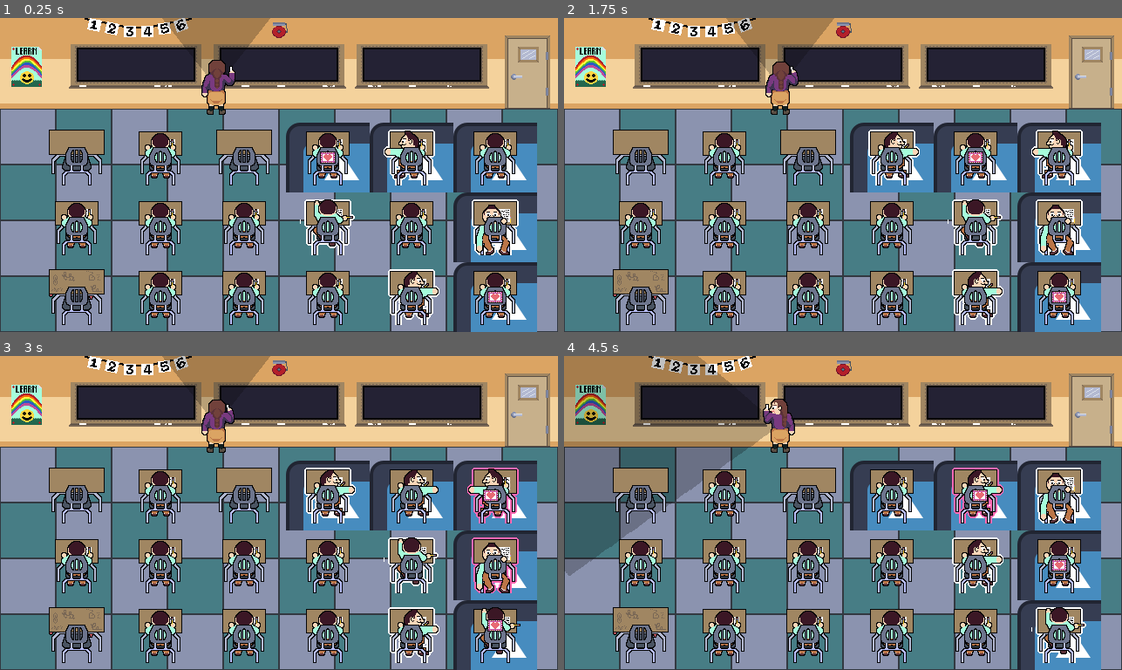
Above: before the commit, frames 1-4 (two rows, left to right).
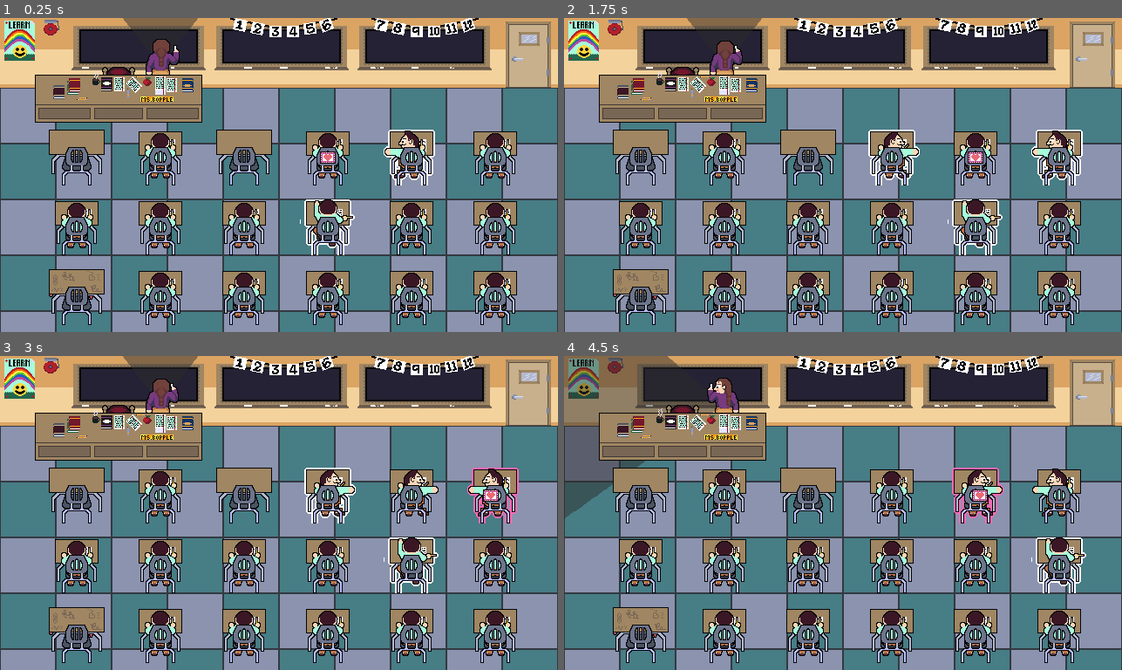
Above: after the commit, the same moments.

Repository: RacBrosGaming/Love-Note
Game: Godot game, scene res://Levels/class_room.tscn
Same seed, same stepped clock (60 frames per second), same inputs: the game is played once before the commit and once after it. The engine's default icon, where the game draws it, is replaced by a stand-in: a white triangle on a blue panel in a dark square.
Inputs (mouse positions are in pixels of both pictures, inside the frame that each line leads up to):
- Up to frame 1 (0.25 s): no input
- Up to frame 2 (1.75 s): move the mouse to (642, 228) at 0.52 s; hold Right (right) 0.53-1.28 s; hold Space (select) 0.53-1.28 s; click (642, 228) at 0.67 s; move the mouse to (725, 156) at 1.27 s; hold Down (down) from 1.28 s (still down); tap Space (select) at 1.35 s; click (725, 156) at 1.42 s
- Up to frame 3 (3 s): move the mouse to (161, 566) at 2.02 s; release Down (down) at 2.03 s; hold Right (right) 2.03-2.78 s; hold Space (select) 2.03-2.78 s; click (161, 566) at 2.17 s; move the mouse to (161, 635) at 2.77 s; hold Up (up) from 2.78 s (still down); tap Space (select) at 2.85 s; click (161, 635) at 2.92 s
- Up to frame 4 (4.5 s): move the mouse to (809, 566) at 3.52 s; release Up (up) at 3.53 s; hold Space (select) 3.53-4.28 s; hold Left (left) from 3.53 s (still down); click (809, 566) at 3.67 s; move the mouse to (809, 635) at 4.27 s; tap Space (select) at 4.35 s; click (809, 635) at 4.42 s

The runs differ from the first frame. In frame 1, 51% of the frame differs, in the area x 0-100%, y 0-100%; in frame 2, 51%; in frame 3, 51%; in frame 4, 54%.

Commit message:
Added teachers desk back in

Diff:
--- a/Levels/class_room.tscn
+++ b/Levels/class_room.tscn
@@ -36,7 +36,7 @@
 }]
 
 [sub_resource type="RectangleShape2D" id="RectangleShape2D_f041m"]
-size = Vector2(192, 54)
+size = Vector2(192, 32)
 
 [sub_resource type="WorldBoundaryShape2D" id="WorldBoundaryShape2D_u4oht"]
 normal = Vector2(1, 0)
@@ -60,11 +60,10 @@
 [node name="Grid" parent="GridPosition" instance=ExtResource("2_ctuag")]
 
 [node name="Teacher" parent="." instance=ExtResource("4_mgn65")]
-position = Vector2(248, 80)
+position = Vector2(184, 56)
 
 [node name="AnimatedSprite2D" type="AnimatedSprite2D" parent="."]
-visible = false
-position = Vector2(112, 152)
+position = Vector2(136, 88)
 sprite_frames = SubResource("SpriteFrames_yfxkw")
 autoplay = "default"
 frame_progress = 0.278477
@@ -72,7 +71,7 @@
 [node name="StaticBody2D" type="StaticBody2D" parent="AnimatedSprite2D"]
 
 [node name="CollisionShape2D" type="CollisionShape2D" parent="AnimatedSprite2D/StaticBody2D"]
-position = Vector2(0, 5)
+position = Vector2(0, 16)
 shape = SubResource("RectangleShape2D_f041m")
 
 [node name="StaticBody2D" type="StaticBody2D" parent="."]
--- a/Scenes/grid.gd
+++ b/Scenes/grid.gd
@@ -63,10 +63,10 @@
 
 func spawn_note_destination() -> void:
 	end_position = desk_count - Vector2i(1, 1)
-	note = NOTE_SCENE.instantiate() as Note
-	note.with_data(desks.map_to_local(end_position), desk_size)
+	#note = NOTE_SCENE.instantiate() as Note
+	#note.with_data(desks.map_to_local(end_position), desk_size)
 	add_desk_to_grid(DESK_SCENE, end_position)
-	add_child(note)
+	#add_child(note)
 
 func reroll_empty_desks() -> void:
 	var empty_cells: Array[Vector2i]
--- a/Scenes/grid.tscn
+++ b/Scenes/grid.tscn
@@ -26,6 +26,7 @@
 script = ExtResource("1_6gtw2")
 
 [node name="AStarDebug" type="TileMapLayer" parent="."]
+visible = false
 tile_set = SubResource("TileSet_7bo57")
 
 [node name="Desks" type="TileMapLayer" parent="."]
--- a/Scenes/teacher.tscn
+++ b/Scenes/teacher.tscn
@@ -129,6 +129,9 @@
 script = ExtResource("1_hblwe")
 
 [node name="AnimatedSprite2D" type="AnimatedSprite2D" parent="."]
+z_index = -4
+z_as_relative = false
+y_sort_enabled = true
 sprite_frames = SubResource("SpriteFrames_r6mjn")
 animation = &"look_up"
 autoplay = "idle"
@@ -137,15 +140,15 @@
 shape = SubResource("CapsuleShape2D_rmx2n")
 
 [node name="Eyes" type="Area2D" parent="."]
+z_index = -5
 collision_layer = 2
 
 [node name="Sprite2D" type="Sprite2D" parent="Eyes"]
 modulate = Color(0.173, 0.173, 0.173, 0.5)
-z_index = -1
-y_sort_enabled = true
 texture = ExtResource("3_a5bu7")
 
 [node name="CollisionPolygon2D" type="CollisionPolygon2D" parent="Eyes"]
+visible = false
 polygon = PackedVector2Array(0, 0, -184, 232, -112, 280, 0, 296, 112, 280, 184, 232)
 
 [node name="RayCast2D" type="RayCast2D" parent="."]
Binary file changed: Assets/Classroom/classroom.png
Not shown, changed: Assets/Classroom/classroom.png.import
Not shown: 1 places in Levels/class_room.tscn that only renumber resources
